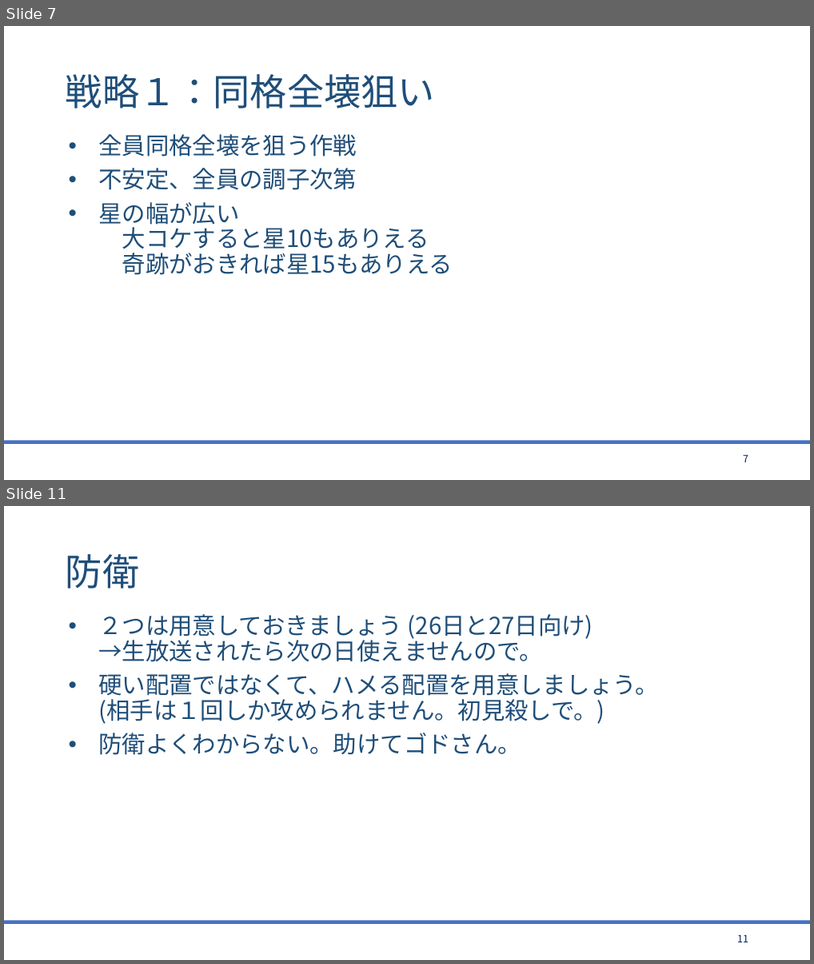
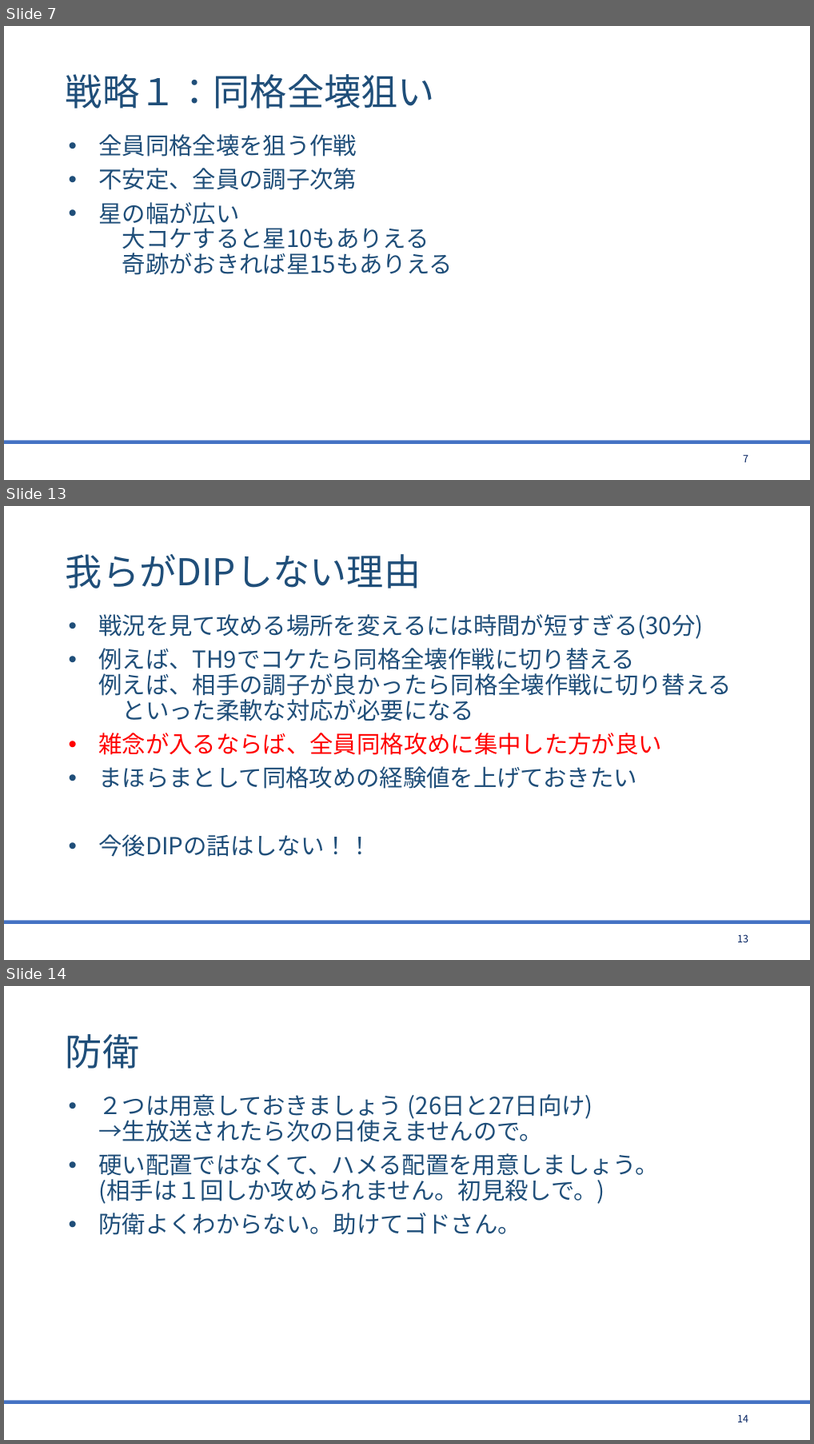
Before and after one commit to bigtreeCoC/documents, a slide deck: CQC攻略.pptx. Shown one above the other, each under a label of ours: slides 7 and 11 before the commit, slides 7, 13 and 14 after it; the slides between them are not shown. The pictures are 814x964 and 814x1444 pixels, drawn with LibreOffice and Linux fonts; fonts in the diff are those of the drawing. Boxes give left, top, right and bottom in pixels: in the first picture for what was removed or moved away, otherwise in the second. Text is boxed around its words. In the diff, an @@ line names an element or a change of style, - is before the commit and + after.

```diff
--- a/CQC攻略.pptx
+++ b/CQC攻略.pptx
@@ slide 13 added at (x1=4, y1=506, x2=810, y2=960), background #FFFFFF; not listed: 1 template element that a slide beside it also shows @@
@@ title added at (x1=66, y1=554, x2=421, y2=588), 44 pt, text #1F4E79 @@
+我らがDIPしない理由
@@ text added at (x1=98, y1=614, x2=732, y2=856), 28 pt, text #1F4E79 @@
+• 戦況を見て攻める場所を変えるには時間が短すぎる(30分)
+• 例えば、TH9でコケたら同格全壊作戦に切り替える
+  例えば、相手の調子が良かったら同格全壊作戦に切り替える
+  といった柔軟な対応が必要になる
+• 雑念が入るならば、全員同格攻めに集中した方が良い
+• まほらまとして同格攻めの経験値を上げておきたい
+• 今後DIPの話はしない！！
@@ page number added at (x1=738, y1=934, x2=749, y2=942), 12 pt, text #002060 @@
+13
@@ what was slide 11 is now slide 14 @@
@@ page number at (x1=738, y1=1414, x2=749, y2=1422): text changed @@
-11
+14
```
Also in this commit, not shown: 9 slides changed, 2 other slides added, 1 other file.
